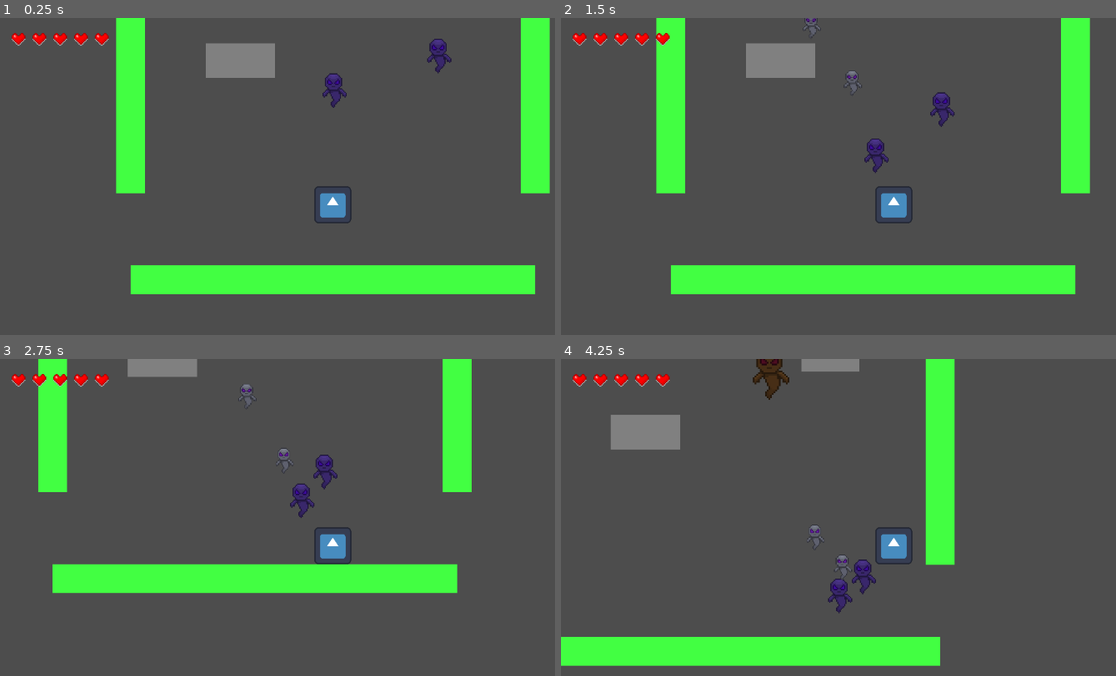
Above: before the commit, frames 1-4 (two rows, left to right).
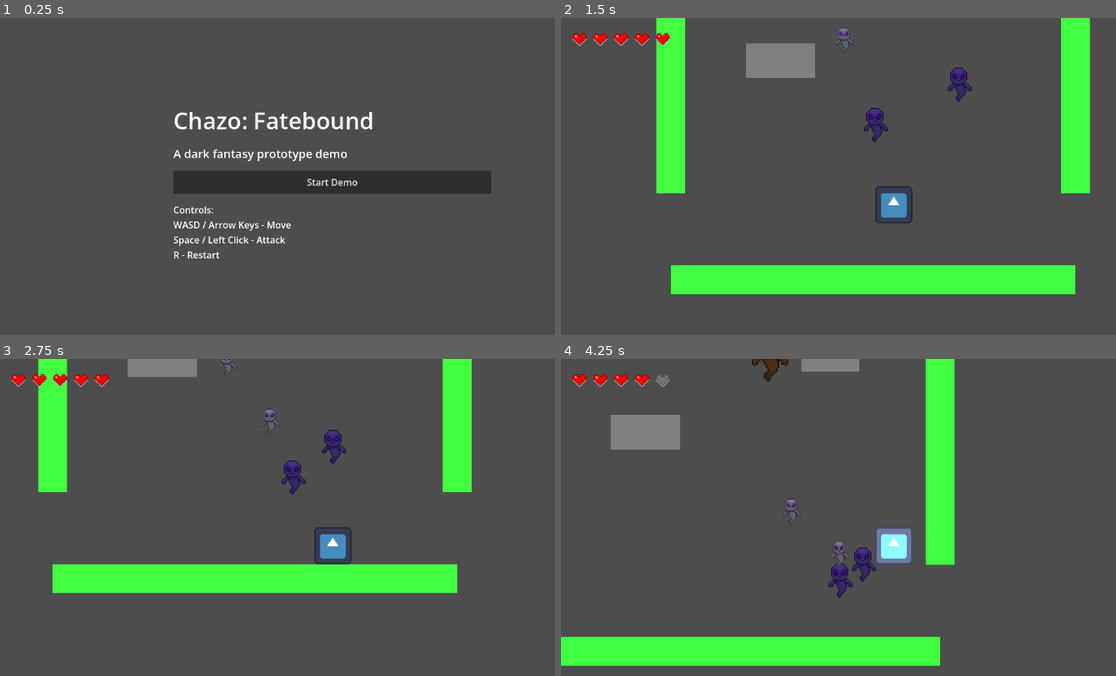
Above: after the commit, the same moments.

Repository: yenpish/chazo-fatebound
Game: Godot game, scene res://scenes/ui/title_screen.tscn
The game is run twice, just before and just after one commit, with the same random seed, the same clock (stepped at 60 frames per second) and the same inputs. Before the commit the project starts from res://scenes/levels/mossgrave_outskirts.tscn. The engine's default icon, where the game draws it, is replaced by a stand-in: a white triangle on a blue panel in a dark square.
Inputs (mouse positions are in pixels of both pictures, inside the frame that each line leads up to):
- Up to frame 1 (0.25 s): no input
- Up to frame 2 (1.5 s): click (894, 182) at 0.5 s, where only the run after the commit has a clickable "Start Demo"; hold D (move_right) from 1.28 s (still down); tap Space (attack) at 1.35 s
- Up to frame 3 (2.75 s): release D (move_right) at 2.03 s; hold S (move_down) from 2.03 s (still down); tap Space (attack) at 2.1 s
- Up to frame 4 (4.25 s): release S (move_down) at 2.78 s; hold D (move_right) 2.78-3.53 s; tap Space (attack) at 2.85, 3.6 s; hold W (move_up) from 3.53 s (still down)

The runs differ from the first frame. In frame 1, 21% of the frame differs, in the area x 2-100%, y 0-88%; in frame 2, 1.3%; in frame 3, 1.3%; in frame 4, 2.2%.

Commit message:
Add title screen

Diff:
--- a/project.godot
+++ b/project.godot
@@ -11,7 +11,7 @@
 [application]
 
 config/name="Chazo Fatebound"
-run/main_scene="uid://c5qns4f0ddf07"
+run/main_scene="uid://be8olkdsyrlv7"
 config/features=PackedStringArray("4.6", "Forward Plus")
 config/icon="res://icon.svg"
 
@@ -48,6 +48,7 @@
 attack={
 "deadzone": 0.2,
 "events": [Object(InputEventKey,"resource_local_to_scene":false,"resource_name":"","device":-1,"window_id":0,"alt_press …(191 unchanged characters)…
+, Object(InputEventMouseButton,"resource_local_to_scene":false,"resource_name":"","device":-1,"window_id":0,"alt_pressed":false,"shift_pressed":false,"ctrl_pressed":false,"meta_pressed":false,"button_mask":1,"position":Vector2(338, 15),"global_position":Vector2(350, 75),"factor":1.0,"button_index":1,"canceled":false,"pressed":true,"double_click":false,"script":null)
 ]
 }
 restart={
--- /dev/null
+++ b/scenes/ui/title_screen.tscn
@@ -0,0 +1,44 @@
+[gd_scene format=3 uid="uid://be8olkdsyrlv7"]
+
+[ext_resource type="Script" uid="uid://duguum2f6pg1w" path="res://scripts/ui/title_screen.gd" id="1_eb34j"]
+
+[node name="TitleScreen" type="Control" unique_id=515433026]
+layout_mode = 3
+anchors_preset = 0
+script = ExtResource("1_eb34j")
+
+[node name="Background" type="ColorRect" parent="." unique_id=775190534]
+layout_mode = 1
+anchors_preset = 15
+anchor_right = 1.0
+anchor_bottom = 1.0
+grow_horizontal = 2
+grow_vertical = 2
+color = Color(0.8979859, 0.5332434, 0.13619801, 1)
+
+[node name="Content" type="VBoxContainer" parent="." unique_id=875031265]
+layout_mode = 0
+offset_left = 300.0
+offset_top = 150.0
+offset_right = 850.0
+offset_bottom = 570.0
+theme_override_constants/separation = 16
+
+[node name="TitleLabel" type="Label" parent="Content" unique_id=1936619829]
+layout_mode = 2
+theme_override_font_sizes/font_size = 40
+text = "Chazo: Fatebound"
+
+[node name="SubtitleLabel" type="Label" parent="Content" unique_id=1225532770]
+layout_mode = 2
+theme_override_font_sizes/font_size = 20
+text = "A dark fantasy prototype demo"
+
+[node name="StartButton" type="Button" parent="Content" unique_id=562035713]
+custom_minimum_size = Vector2(0, 40)
+layout_mode = 2
+text = "Start Demo"
+
+[node name="ControlsLabel" type="Label" parent="Content" unique_id=1566189292]
+layout_mode = 2
+autowrap_mode = 3
--- /dev/null
+++ b/scripts/ui/title_screen.gd
@@ -0,0 +1,15 @@
+extends Control
+
+@onready var start_button: Button = $Content/StartButton
+@onready var controls_label: Label = $Content/ControlsLabel
+
+
+func _ready() -> void:
+	start_button.pressed.connect(_on_start_button_pressed)
+
+	controls_label.text = "Controls:\nWASD / Arrow Keys - Move\nSpace / Left Click - Attack\nR - Restart"
+
+
+func _on_start_button_pressed() -> void:
+	DemoState.reset_demo_state()
+	get_tree().change_scene_to_file("res://scenes/levels/mossgrave_outskirts.tscn")
Not shown, added: scripts/ui/title_screen.gd.uid
